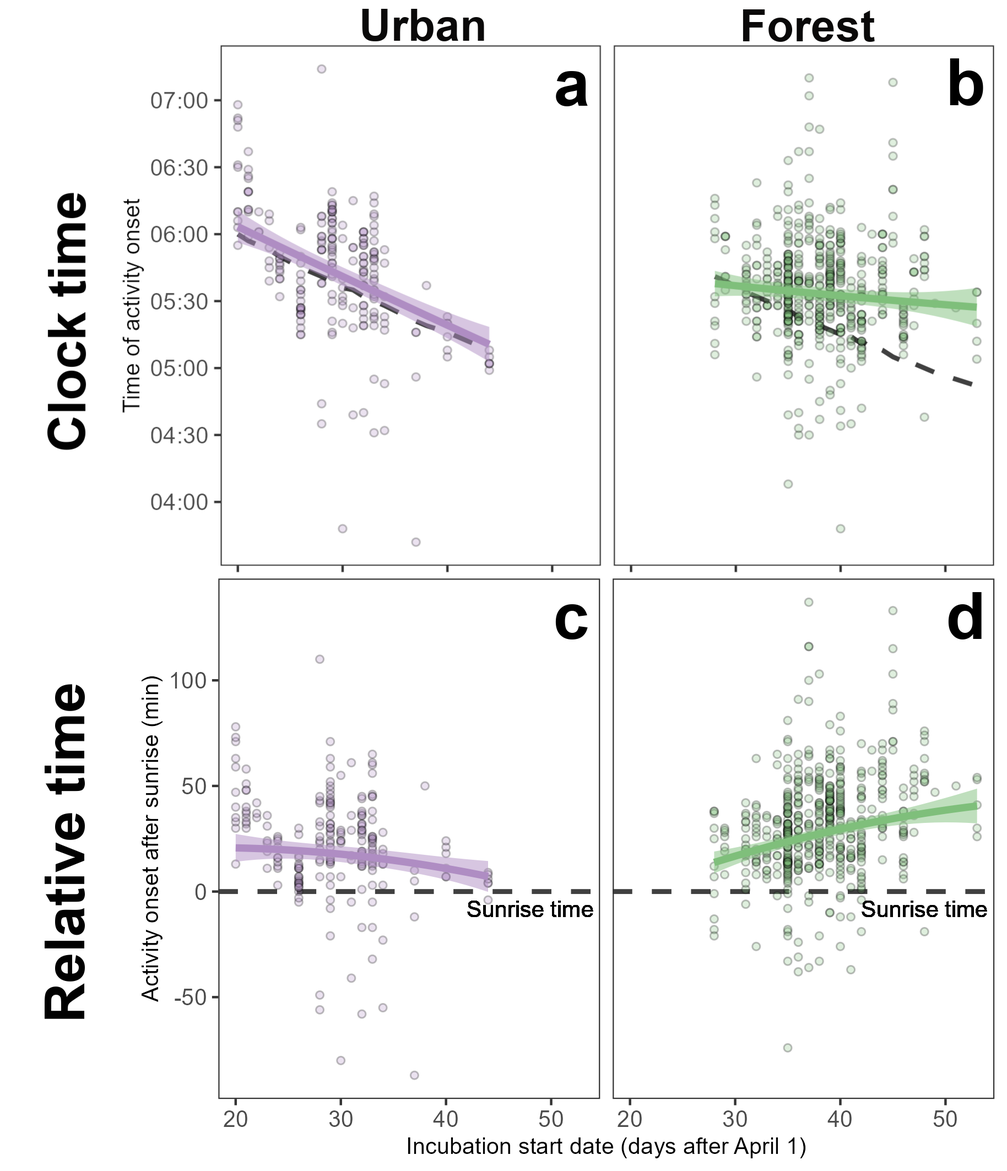
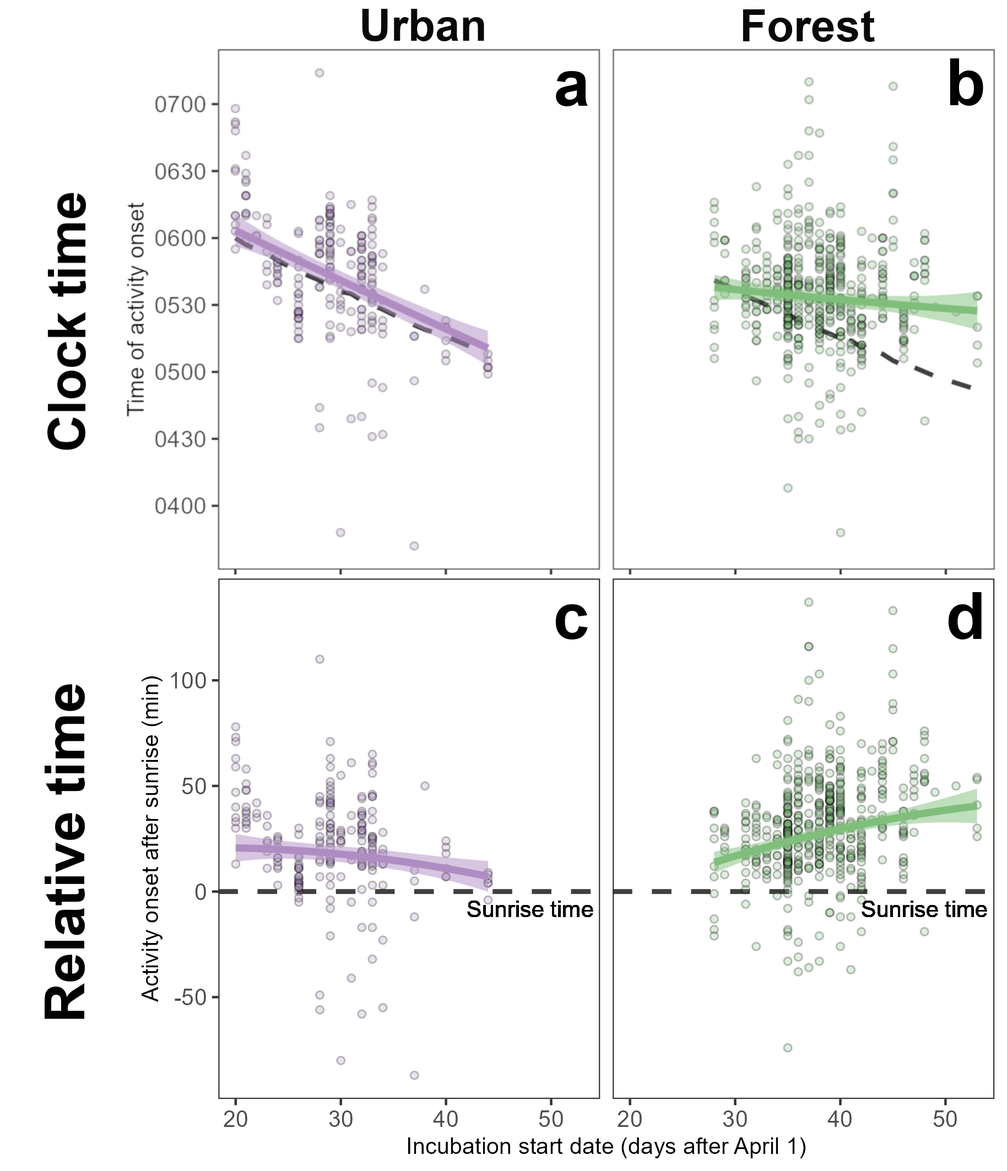
Comparing the layer stacks of the two 1007px x 1171px images. Changes:
painted on "Figure 1ab.png" over <box>122,44,996,575</box>
